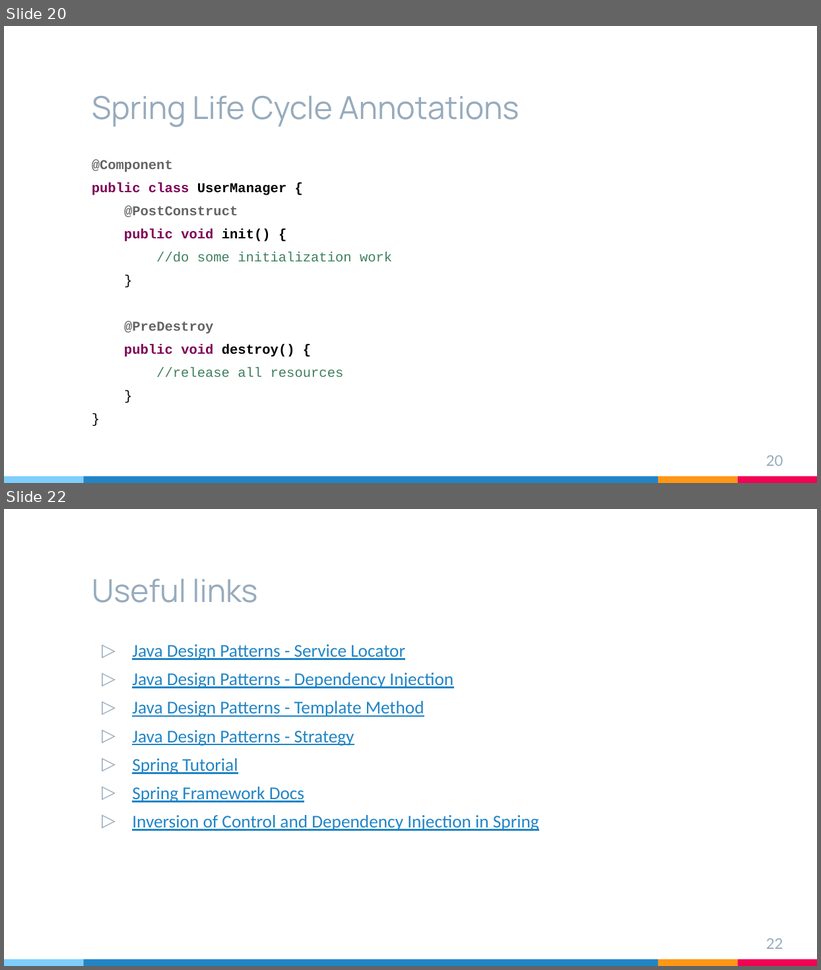
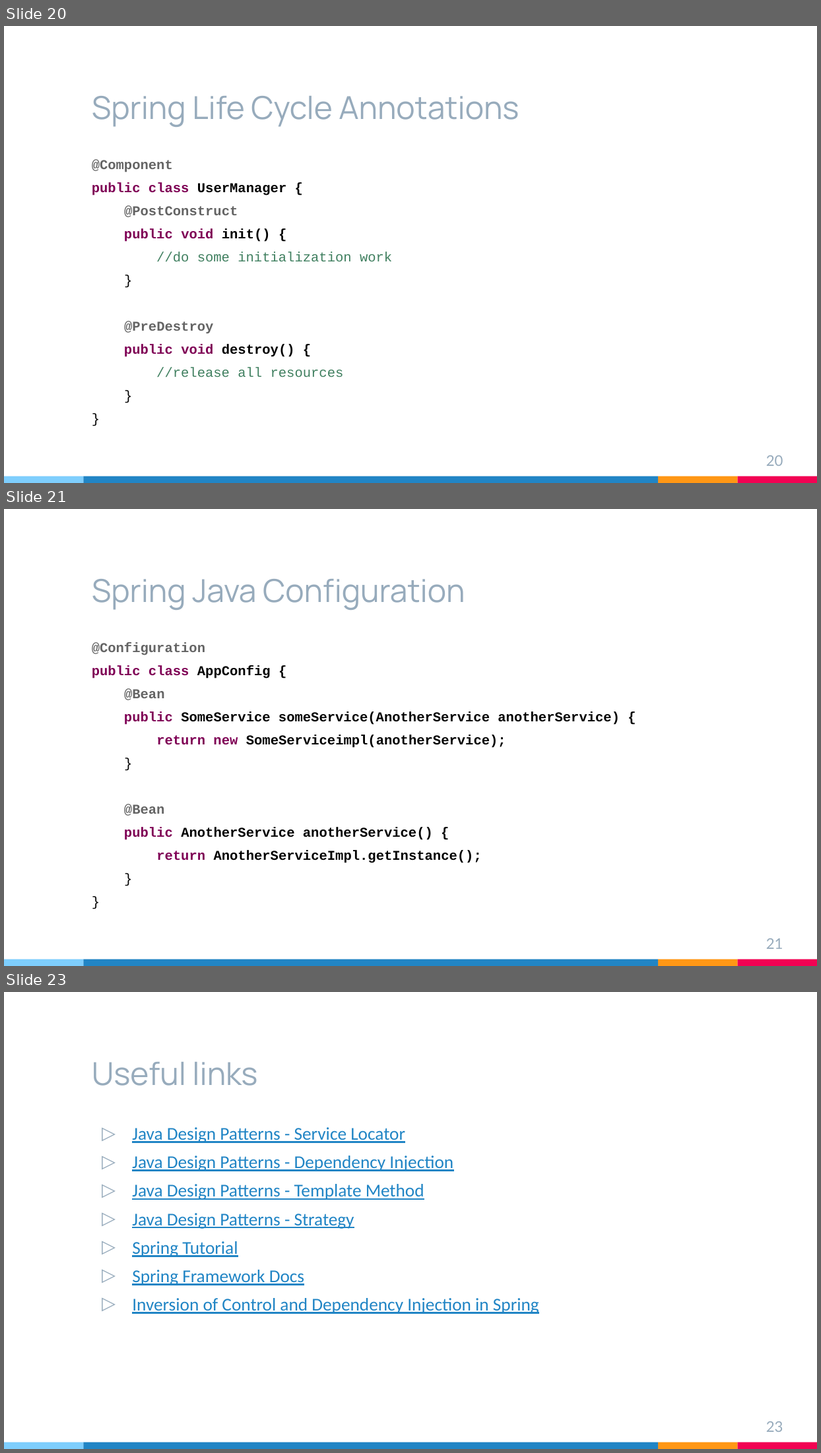
Before and after one commit to brahinets/GeekHub-J4W-9, a slide deck: Lectures/Lesson 16 - Spring Framework.pptx. Shown one above the other, each under a label of ours: slides 20 and 22 before the commit, slides 20, 21 and 23 after it; the slides between them are not shown. The pictures are 821x970 and 821x1453 pixels, drawn with LibreOffice and Linux fonts; fonts in the diff are those of the drawing. Boxes give left, top, right and bottom in pixels: in the first picture for what was removed or moved away, otherwise in the second. Text is boxed around its words. In the diff, an @@ line names an element or a change of style, - is before the commit and + after.

```diff
--- a/Lectures/Lesson 16 - Spring Framework.pptx
+++ b/Lectures/Lesson 16 - Spring Framework.pptx
@@ slide 21 added at <box>4,509,817,966</box>, background #FFFFFF; not listed: 4 template elements that a slide beside it also shows @@
@@ title added at <box>92,579,465,610</box>, 28 pt, text #97ABBC @@
+Spring Java Configuration
@@ text added at <box>92,643,620,863</box>, 12 pt, text #000000, bold @@
+@Configuration
+public class AppConfig {
+@Bean
+public SomeService someService(AnotherService anotherService) {
+return new SomeServiceimpl(anotherService);
+}
+@Bean
+public AnotherService anotherService() {
+return AnotherServiceImpl.getInstance();
+}
+}
@@ page number added at <box>766,939,783,949</box>, 13 pt, text #97ABBC @@
+21
@@ what was slide 22 is now slide 23 @@
@@ page number at <box>766,1422,783,1432</box>: text changed @@
-22
+23
```
Also in this commit, not shown: 1 other slide added, 1 slide removed.
